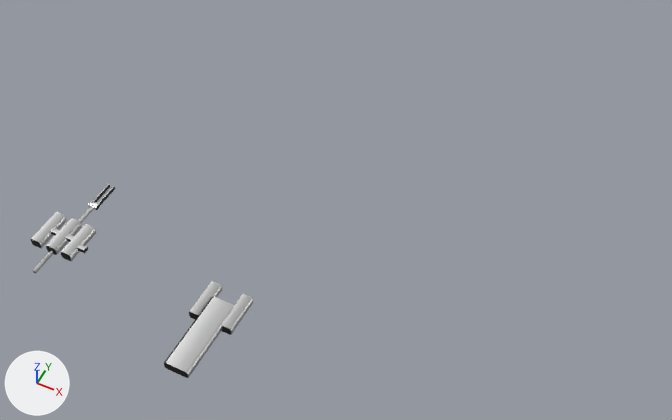
The FBX model PWS spel/Assets/Models/end animation.fbx, before and after one commit.
Rendered twice from a 50 mm camera at (57.1, -72.2, 112.3) aimed at (11.3, 19.6, -2.3). Every picture has the same lights, and +X, +Y and +Z are marked at lower left. The first picture is the older version.

The first picture shows 'space ship', 'wall2.010'.
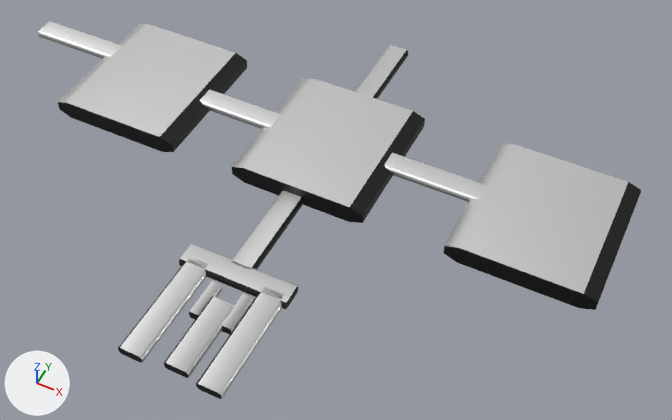
Changed parts and their boxes (x1, y1, x2, y2) in the pictures (672 x 420 px):
```json
{"object": "wall2.010", "change": "moved, turned, rescaled", "before": [31, 184, 115, 274], "after": [38, 21, 641, 399]}
```

Scene script edits in JSON lines:
```json
{"op": "set", "path": "ob_wall2_010.location", "old": "(-20.1, -7.6, 2.1)", "new": "(-20.1, 28.7, 2.1)"}
{"op": "set", "path": "ob_wall2_010.rotation_euler", "old": "(-1.571, 0.0, 0.0)", "new": "(-1.571, 0.0, -3.142)", "note": "degrees (-90, 0, 0) -> degrees (-90, 0, -180)"}
{"op": "set", "path": "ob_wall2_010.scale", "old": "(-0.209, -0.78, -3.11)", "new": "(-2.68, -1.76, -12.4)"}
```
